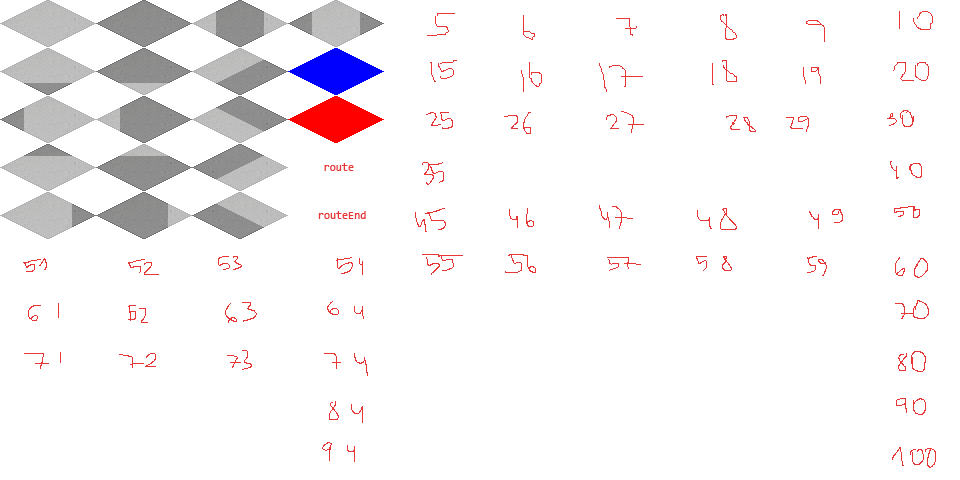
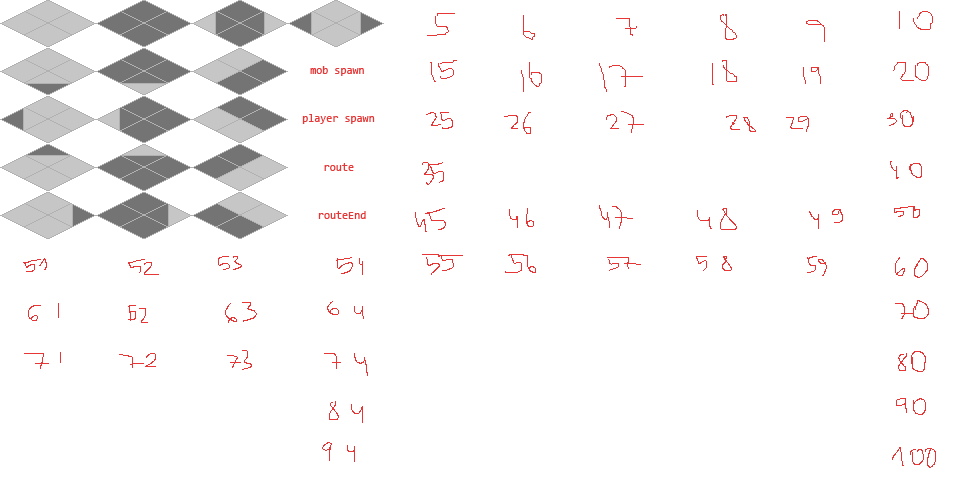
Before/after of a 960 × 480 layered artwork. What changed in the layer stack:
removed layer "Слой 1 копия" over [194, 0, 286, 47]
removed layer "Слой 1 копия 4" over [288, 48, 384, 95]
removed layer "Слой 1 копия 3" over [288, 96, 384, 143]
removed layer "Слой 3 копия 2" over [194, 0, 286, 47]
removed layer "Слой 3" over [96, 0, 192, 47]
removed layer "Слой 6" over [96, 83, 192, 227]
removed layer "Слой 3 копия 6" over [96, 48, 192, 239]
removed layer "Слой 3 копия 4" over [192, 49, 288, 239]
removed layer "Слой 4" over [96, 48, 192, 239]
removed layer "Слой 5" over [0, 83, 96, 227]
removed layer "Слой 1 копия 6" over [0, 49, 96, 238]
added group "42" with 3 layers above "43" over [96, 192, 190, 239]
added layer "frame" (1st of 16, in "42") in group "42" over [96, 192, 190, 239]
added group "43" with 3 layers above "33" over [192, 193, 286, 239]
added layer "frame" (2nd of 16, in "43") in group "43" over [192, 193, 286, 239]
added group "33" with 3 layers above "23" over [192, 144, 286, 190]
added group "32" with 3 layers above "22" over [96, 145, 192, 191]
added layer "frame" (6th of 16, in "32") in group "32" over [96, 145, 192, 191]
added group "22" with 3 layers above "12" over [98, 96, 192, 143]
added layer "frame" (7th of 16, in "22") in group "22" over [98, 96, 192, 143]
added group "12" with 3 layers above "41" over [96, 48, 192, 94]
added layer "frame" (8th of 16, in "12") in group "12" over [96, 48, 192, 94]
added group "2" with 2 layers above "1" over [96, 0, 192, 47]
added layer "frame" (15th of 16, in "2") in group "2" over [96, 0, 192, 47]
…and 53 more changes (50 added, 3 removed)
